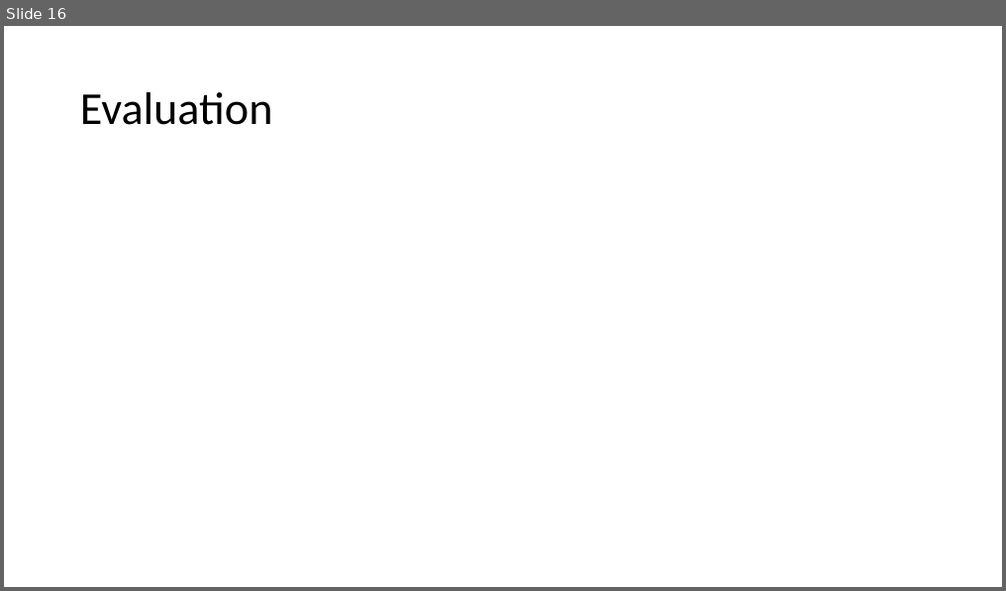
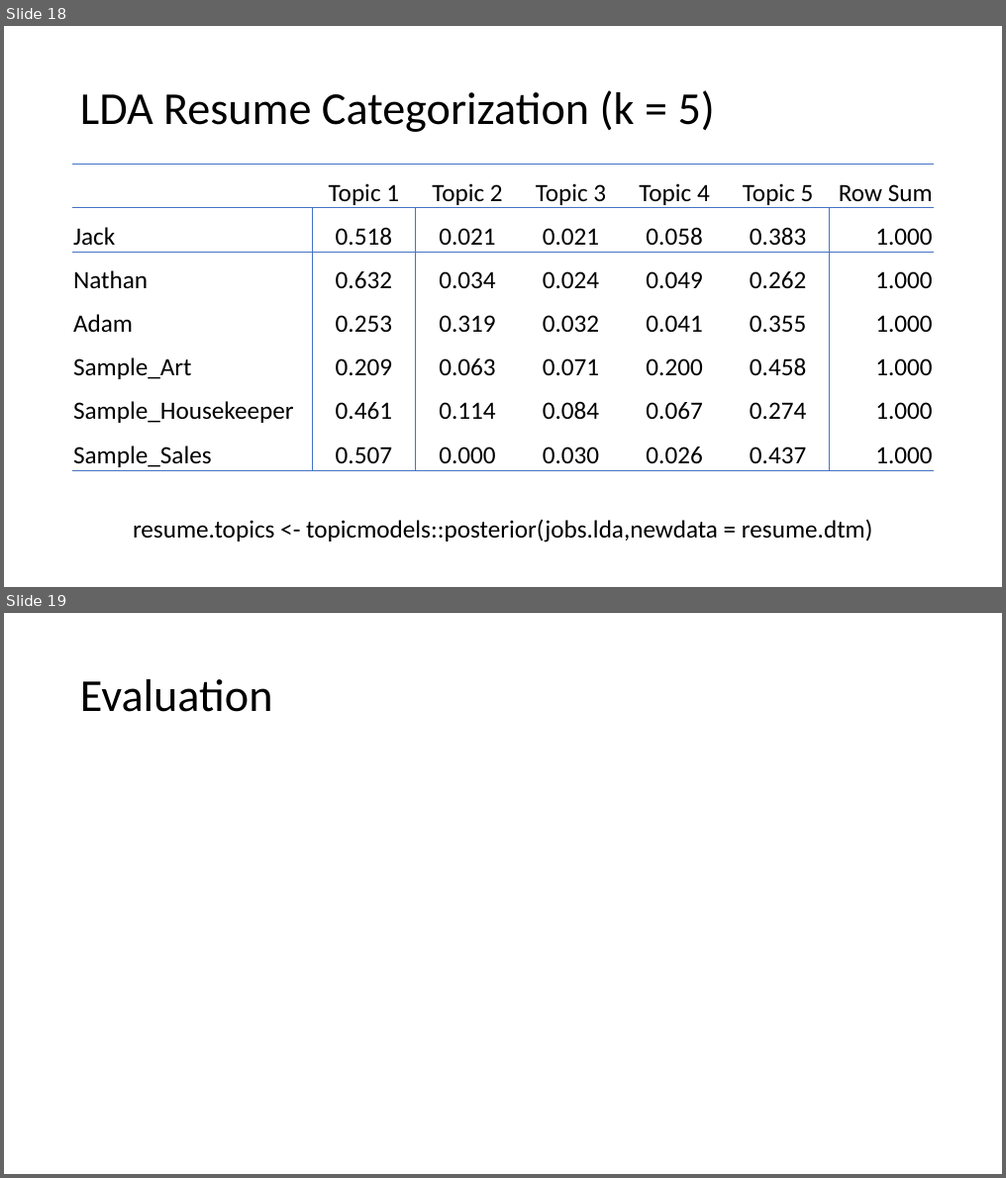
Before and after one commit to adam-sampson/Job_Desc_Text_Analytics, a slide deck: Jobs Analysis.pptx. Shown one above the other, each under a label of ours: slide 16 before the commit, slides 18 and 19 after it. The pictures are 1006x591 and 1006x1178 pixels, drawn with LibreOffice and Linux fonts; fonts in the diff are those of the drawing. Boxes give left, top, right and bottom in pixels: in the first picture for what was removed or moved away, otherwise in the second. Text is boxed around its words. In the diff, an @@ line names an element or a change of style, - is before the commit and + after.

```diff
--- a/Jobs Analysis.pptx
+++ b/Jobs Analysis.pptx
@@ slide 18 added at <box>4,26,1002,587</box>, background #FFFFFF @@
@@ title added at <box>80,90,715,132</box>, 44 pt, text #000000 @@
+LDA Resume Categorization (k = 5)
@@ table added at <box>73,165,933,472</box>, 7 rows, 7 columns @@
+ | Topic 1 | Topic 2 | Topic 3 | Topic 4 | Topic 5 | Row Sum
+Jack | 0.518 | 0.021 | 0.021 | 0.058 | 0.383 | 1.000
+Nathan | 0.632 | 0.034 | 0.024 | 0.049 | 0.262 | 1.000
+Adam | 0.253 | 0.319 | 0.032 | 0.041 | 0.355 | 1.000
+Sample_Art | 0.209 | 0.063 | 0.071 | 0.200 | 0.458 | 1.000
+Sample_Housekeeper | 0.461 | 0.114 | 0.084 | 0.067 | 0.274 | 1.000
+Sample_Sales | 0.507 | 0.000 | 0.030 | 0.026 | 0.437 | 1.000
@@ text added at <box>133,520,872,543</box>, 24 pt, text #000000 @@
+resume.topics <- topicmodels::posterior(jobs.lda,newdata = resume.dtm)
@@ what was slide 16 is now slide 19 @@
```
Also in this commit, not shown: 2 other slides added.
